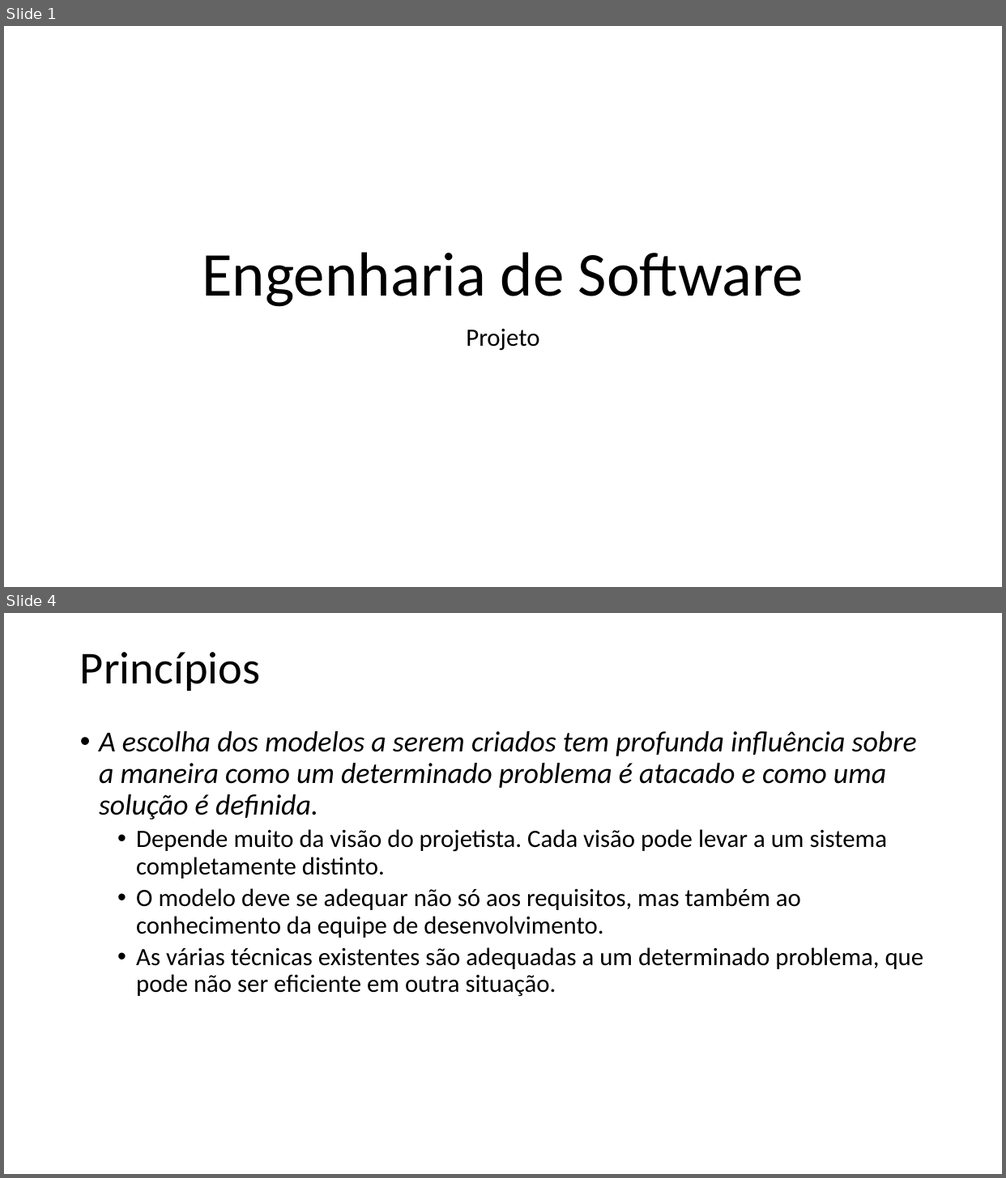
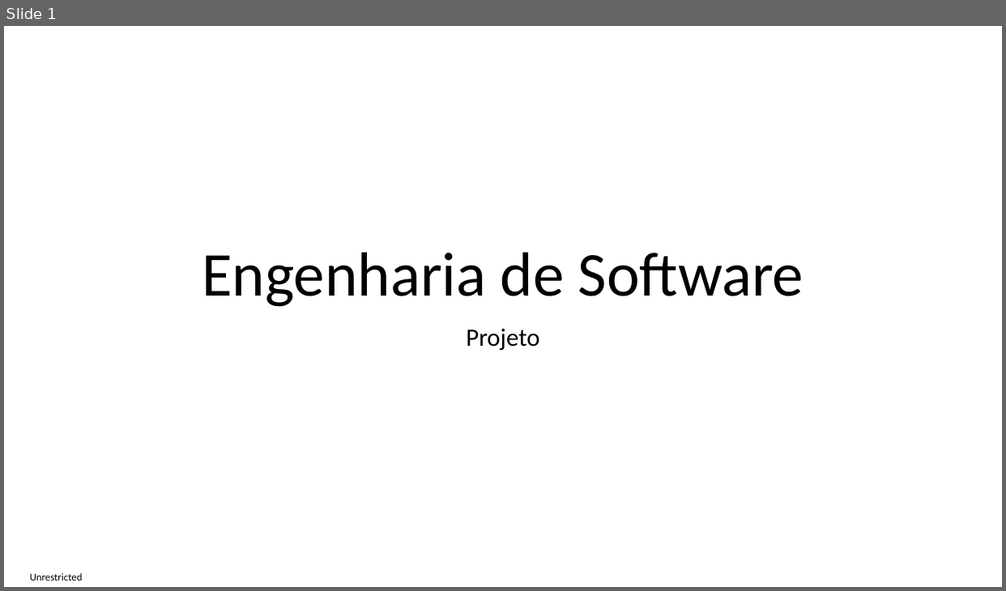
Before and after one commit to impagno/pwcamoes, a slide deck: Documentos/Engenharia de Software - Projeto.pptx. Shown one above the other, each under a label of ours: slides 1 and 4 before the commit, slide 1 after it; the slides between them are not shown. The pictures are 1006x1178 and 1006x591 pixels, drawn with LibreOffice and Linux fonts; fonts in the diff are those of the drawing. Boxes give left, top, right and bottom in pixels: in the first picture for what was removed or moved away, otherwise in the second. Text is boxed around its words. In the diff, an @@ line names an element or a change of style, - is before the commit and + after.

```diff
--- a/Documentos/Engenharia de Software - Projeto.pptx
+++ b/Documentos/Engenharia de Software - Projeto.pptx
@@ slide 4 removed at (4,613,1002,1174), background #FFFFFF @@
@@ title removed at (80,652,261,691) @@
-Princípios
@@ text removed at (99,731,924,996) @@
-• A escolha dos modelos a serem criados tem profunda influência sobre a maneira como um determinado problema é atacado e como uma solução é definida.
-  • Depende muito da visão do projetista. Cada visão pode levar a um sistema completamente distinto.
-  • O modelo deve se adequar não só aos requisitos, mas também ao conhecimento da equipe de desenvolvimento.
-  • As várias técnicas existentes são adequadas a um determinado problema, que pode não ser eficiente em outra situação.
@@ slide 1 changed as well @@
@@ text added at (30,574,83,581), 10 pt, text #000000 @@
+Unrestricted
```
Also in this commit, not shown: 14 slides added, 4 other slides removed.
